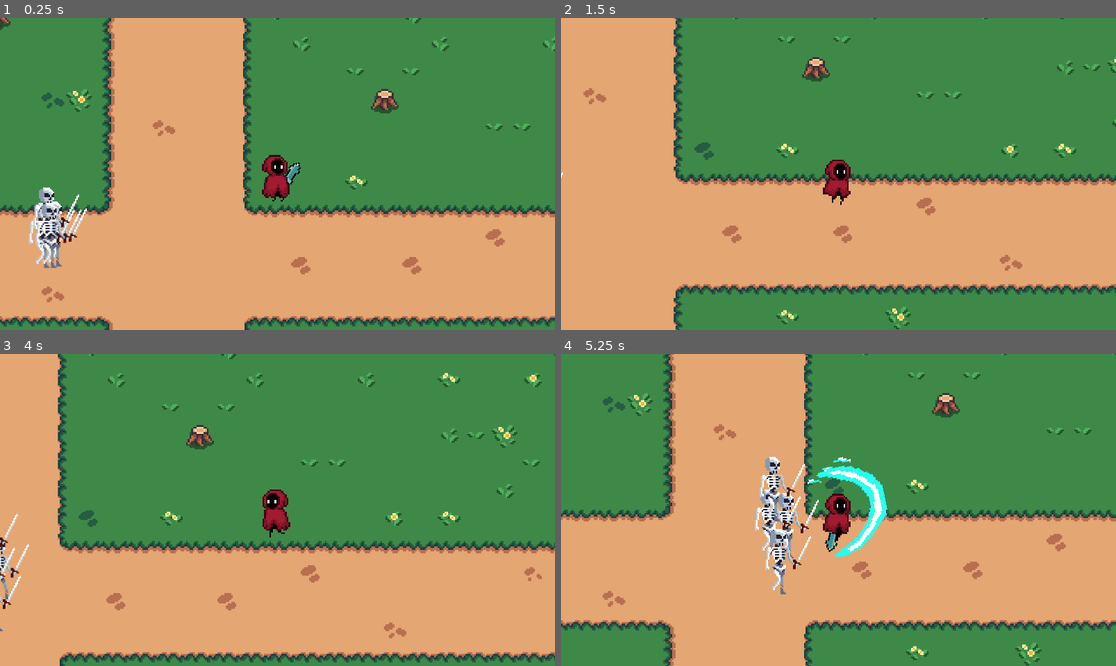
Above: before the commit, frames 1-4 (two rows, left to right).
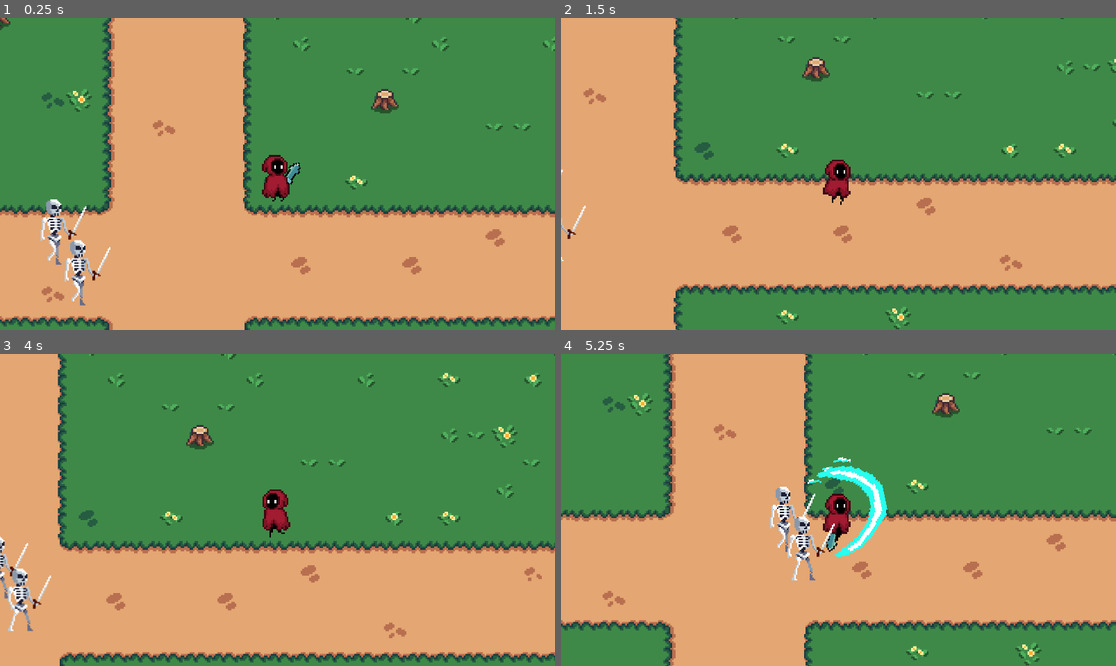
Above: after the commit, the same moments.

Repository: Jerga99/godot-2d-game-course
Game: Godot game, scene res://scenes/play_scene.tscn
Same seed, same stepped clock (60 frames per second), same inputs: the game is played once before the commit and once after it.
Inputs (mouse positions are in pixels of both pictures, inside the frame that each line leads up to):
- Up to frame 1 (0.25 s): no input
- Up to frame 2 (1.5 s): move the mouse to (960, 158) at 0.52 s; hold D (right) 0.53-1.28 s; tap 1 (ability_1) at 0.6 s; move the mouse to (727, 189) at 1.27 s; hold S (down) from 1.28 s (still down); tap 2 (ability_2) at 1.35 s
- Up to frame 3 (4 s): move the mouse to (333, 441) at 2.02 s; release S (down) at 2.03 s; hold D (right) 2.03-2.78 s; tap 3 (ability_3) at 2.1 s; move the mouse to (249, 572) at 2.77 s; hold W (up) 2.78-3.53 s; tap 1 (ability_1) at 2.85 s; move the mouse to (444, 556) at 3.52 s; hold A (left) from 3.53 s (still down); tap 2 (ability_2) at 3.6 s
- Up to frame 4 (5.25 s): move the mouse to (672, 463) at 4.27 s; tap 3 (ability_3) at 4.35 s; move the mouse to (866, 510) at 5.02 s; release A (left) at 5.03 s; hold S (down) from 5.03 s (still down); tap 1 (ability_1) at 5.1 s

The runs differ from the first frame. In frame 1, 1.8% of the frame differs, in the area x 5-20%, y 54-93%; in frame 2, 0.1%; in frame 3, 0.9%; in frame 4, 2.1%, in the area x 34-50%, y 32-78%.

Commit message:
Fix separation

Diff:
--- a/scenes/play_scene.tscn
+++ b/scenes/play_scene.tscn
@@ -155,13 +155,7 @@
 position = Vector2(-89, -33)
 
 [node name="Skeleton2" parent="." instance=ExtResource("6_da3qe")]
-position = Vector2(-96, -33)
-
-[node name="Skeleton3" parent="." instance=ExtResource("6_da3qe")]
-position = Vector2(-92, -38)
-
-[node name="Skeleton4" parent="." instance=ExtResource("6_da3qe")]
-position = Vector2(-92, -33)
+position = Vector2(-75, -9)
 
 [node name="CanvasLayer" type="CanvasLayer" parent="."]
 
--- a/scenes/skeleton.tscn
+++ b/scenes/skeleton.tscn
@@ -338,7 +338,7 @@
 scale = Vector2(0.8, 0.8)
 script = ExtResource("1_txkty")
 speed = 20.0
-stop_distance = 15.0
+stop_distance = 25.0
 max_health = 300.0
 damage_text_color = Color(1, 1, 1, 1)
 
@@ -374,6 +374,6 @@
 
 [node name="Pathfinding" type="Node2D" parent="."]
 script = ExtResource("10_xrus2")
-separation_force = 250
+separation_force = 150
 
 [connection signal="animation_finished" from="AnimatedSprite2D" to="." method="_on_animated_sprite_2d_animation_finished"]
--- a/scripts/entity/enemy.gd
+++ b/scripts/entity/enemy.gd
@@ -24,21 +24,21 @@
 	if is_dead: return
 
 	if player != null:
-		var dir
+		var movement_dir = Vector2.ZERO
 
 		if pathfinding != null:
-			dir = pathfinding.find_path(player.global_position).normalized()
+			movement_dir = pathfinding.find_path(player.global_position).normalized()
 		else:
-			dir = (player.position - self.position).normalized()
+			movement_dir = (player.position - self.position).normalized()
 
 		if position.distance_to(player.position) > stop_distance:
-			position += dir * speed * delta
+			position += movement_dir * speed * delta
 		else:
 			ability_controller.trigger_ability_by_idx(0)
 
 		velocity = (position - last_position) / delta
 		current_speed = velocity.length()
-		_face_target(dir)
+		_face_target(player.position - position)
 
 	last_position = position
 	_handle_animations()
